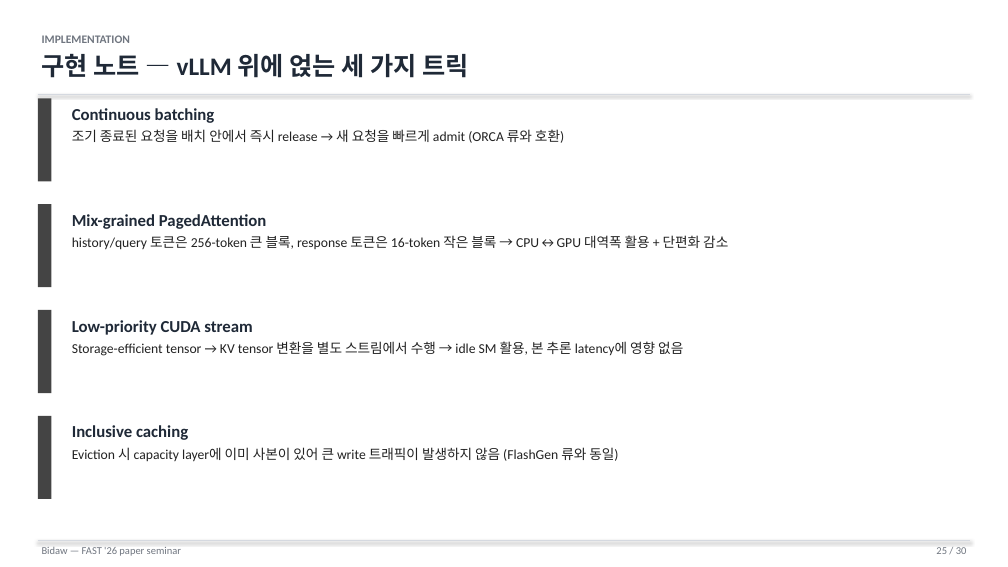
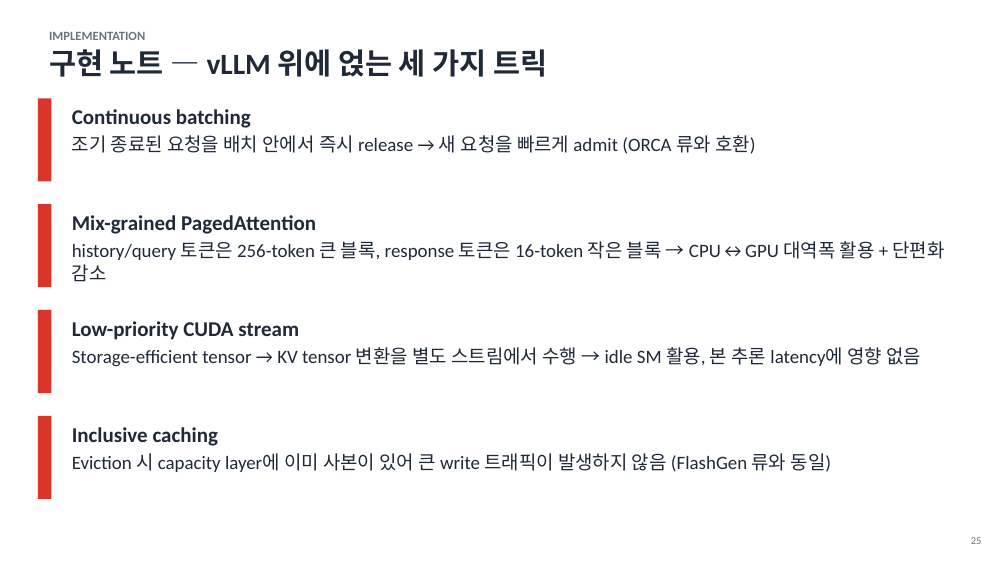
Before and after one commit to Daejun/bidaw, a slide deck: slide 25 of Bidaw_seminar.pptx. Drawn at 1008x567 pixels with LibreOffice and Linux fonts; fonts in the diff are those of the drawing. Boxes give left, top, right and bottom in pixels: in the first picture for what was removed or moved away, otherwise in the second. Text is boxed around its words. In the diff, an @@ line names an element or a change of style, - is before the commit and + after.

Commit message:
Redesign deck in vLLM Kwon (SOSP'23) academic style
Reference: Woosuk Kwon's PagedAttention talk slides + UC Davis vLLM
lecture. Key shifts:

- Body 13pt → 18pt, title 24pt → 28pt, kicker upper-cased small grey
- Title slide: yellow + blue vertical accent bars on the left, 38pt
  bold title, single-line author row
- Header band: no rule, no colour bar — kicker + big title with
  generous whitespace
- Footer reduced to a small page number on the bottom-right
- Single emphasis colour (red #D9352A) on key terms / numbers
- Pastel callout palette (yellow / blue / green / peach) defined for
  future figure annotations
- Trimmed slide-3 bullets ~50% to match lower text density

30-slide structure and embedded figures unchanged.

```diff
--- a/Bidaw_seminar.pptx
+++ b/Bidaw_seminar.pptx
@@ text "IMPLEMENTATION": place and size @@
-text "IMPLEMENTATION" at (42, 35, 469, 78)
+text "IMPLEMENTATION" at (49, 32, 547, 77)
@@ text "IMPLEMENTATION" at (49, 32, 547, 77): size 11 to 12 pt, text colour #707680 to #6B7280 in "IMPLEMENTATION"; size 24 to 28 pt in "구현 노트 — vLLM 위에 얹는 세 ..."; less space between paragraphs @@
@@ line removed from (38, 95) to (970, 95) @@
@@ text "Continuous batching" at (72, 109, 756, 154): size 16 to 20 pt in "Continuous batching"; size 13 to 18 pt, text colour #222222 to #1F2937 in "조기 종료된 요청을 배치 안에서 즉시 release ..." @@
@@ text "Mix-grained PagedAttention" at (72, 215, 944, 282): size 16 to 20 pt in "Mix-grained PagedAttention"; size 13 to 18 pt, text colour #222222 to #1F2937 in "history/query 토큰은 256-token 큰 블록, response 토큰은 ..." @@
@@ text "Low-priority CUDA stream" at (72, 321, 921, 367): size 16 to 20 pt in "Low-priority CUDA stream"; size 13 to 18 pt, text colour #222222 to #1F2937 in "Storage-efficient tensor → KV tensor 변환을 별도 ..." @@
@@ fill #444444 to #D9352A in 4 elements at (38, 98, 51, 181), (38, 204, 51, 287), (38, 310, 51, 393), (38, 416, 51, 499) @@
@@ text "Inclusive caching" at (72, 427, 832, 472): size 16 to 20 pt in "Inclusive caching"; size 13 to 18 pt, text colour #222222 to #1F2937 in "Eviction 시 capacity layer에 이미 사본이 있어 ..." @@
@@ text at (971, 537, 982, 544): text changed; text colour #707680 to #6B7280 @@
-25 / 30
+25
@@ line removed from (38, 541) to (970, 541) @@
@@ text removed at (42, 547, 181, 556) @@
-Bidaw — FAST '26 paper seminar
```
Also in this commit, not shown: 29 other slides changed, 2 other files.
